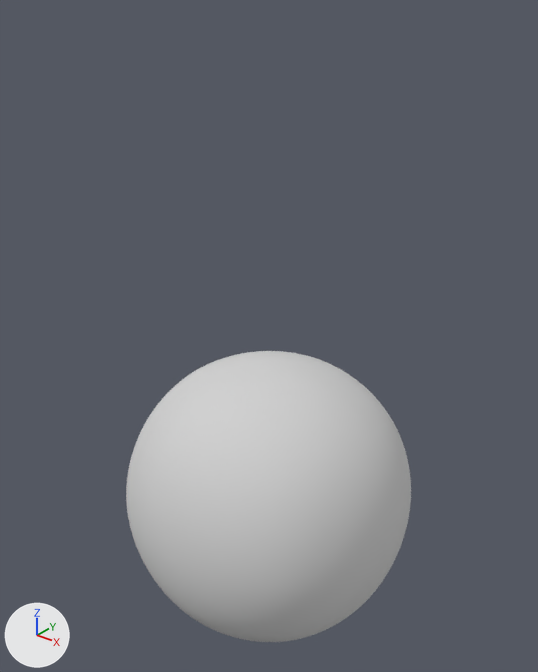
Two versions of the glTF model vl.vlabs.com.ua/vlabs2/src/vlabs/vlab.base/scenes/third.scene/resources/3d/third.scene.glb, one commit apart.
Before and after are seen from a 50 mm lens placed at (2.32, -2.9, 2.85), pointed at (-0.04, 0.05, 1.02). Every picture has the same lights, and +X, +Y and +Z are marked at lower left. Where no turn or scale is listed for an object, it has been applied to the vertices.

Before the edit, the objects in view are built like this:
```python
me_cube = bpy.data.meshes.new('Cube')
me_cube.from_pydata(...)  # 24578 vertices, 49152 faces; spans x -0.84..0.84, y -0.84..0.84, z -0.84..0.84
me_cube.materials.append(mat_material)  # light grey #d1d1d1
ob_cube = bpy.data.objects.new('Cube', me_cube)
ob_cube.location = (0.0, 0.0, 0.0)
```
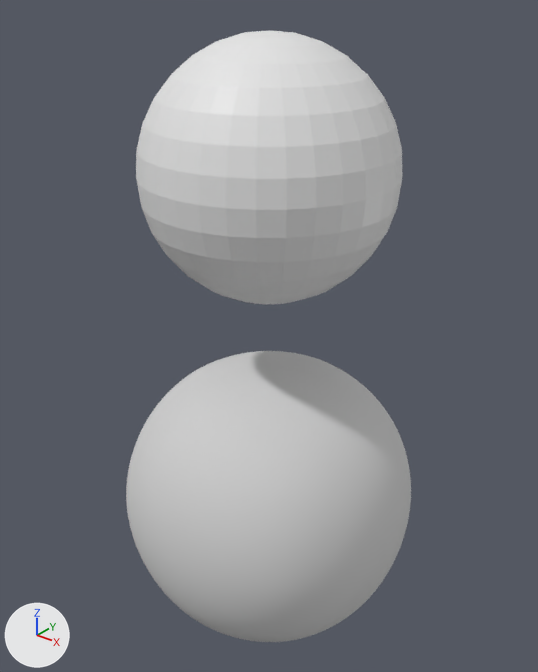
Changed parts and their boxes (x1, y1, x2, y2) in the pictures (538 x 672 px):
'Sphere', added: after (136, 30, 402, 304)

Edits to the bpy script that builds the scene:
```text
Add me_sphere:
    me_sphere.from_pydata(...)  # a UV sphere (32 segments, 16 rings, poles along z) spanning x -0.659..0.659, y -0.659..0.659, z -0.659..0.659
Add ob_sphere:
    ob_sphere = bpy.data.objects.new('Sphere', me_sphere)
    ob_sphere.location = (0.0, 0.0, 1.957)
```
